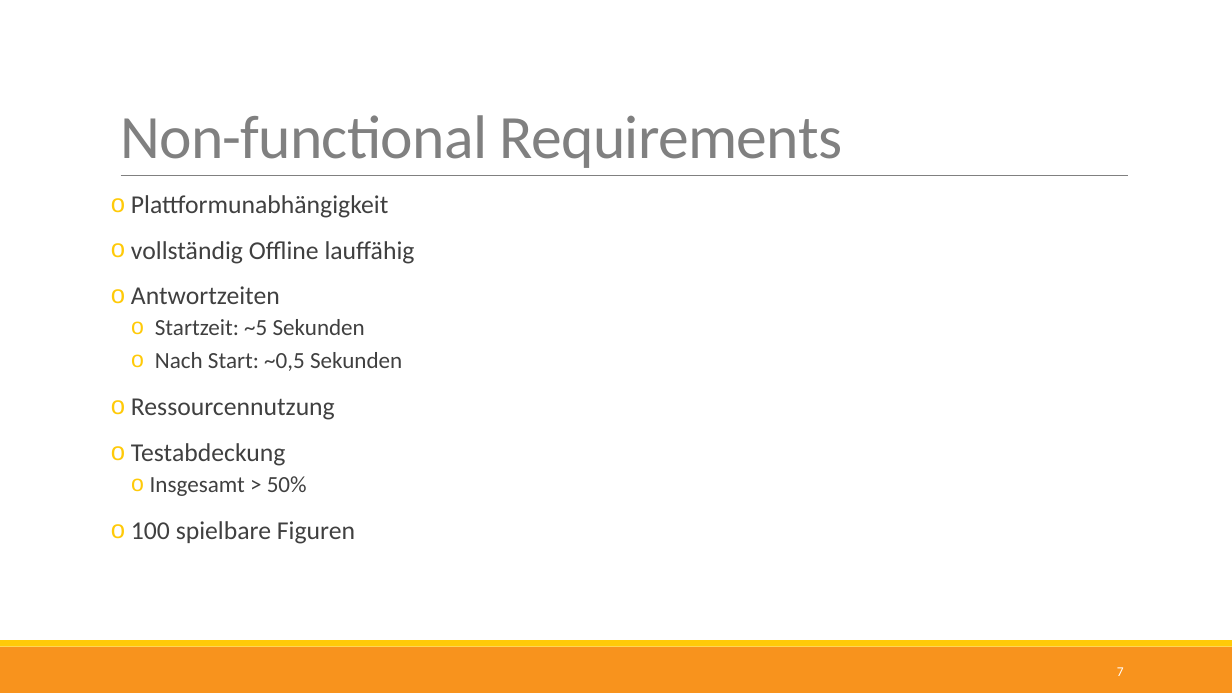
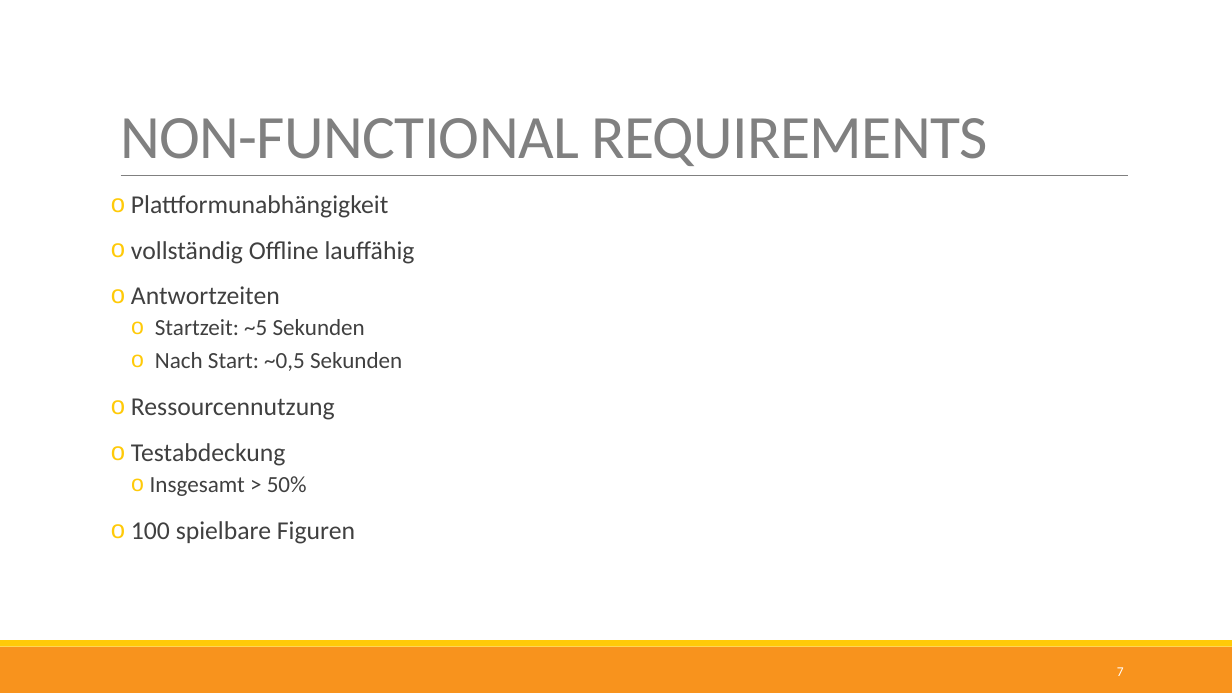
Before and after one commit to nappydevelopment/Nappy-the-ingenious-docs, a slide deck: slide 7 of presentation/Final/Final.pptx. Drawn at 1232x693 pixels with LibreOffice and Linux fonts; fonts in the diff are those of the drawing. Boxes give left, top, right and bottom in pixels: in the first picture for what was removed or moved away, otherwise in the second. Text is boxed around its words. In the diff, an @@ line names an element or a change of style, - is before the commit and + after.

```diff
--- a/presentation/Final/Final.pptx
+++ b/presentation/Final/Final.pptx
@@ title at (120,118,988,166): text changed @@
-Non-functional Requirements
+NON-FUNCTIONAL REQUIREMENTS
```
Also in this commit, not shown: 6 other slides changed, 6 slides added, 4 slides removed, 3 other files.
